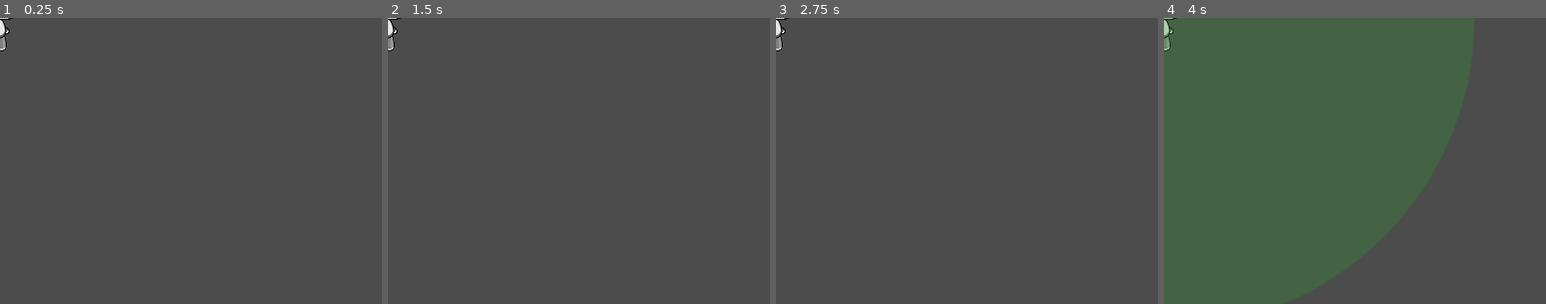
Above: before the commit, frames 1-4 (left to right).
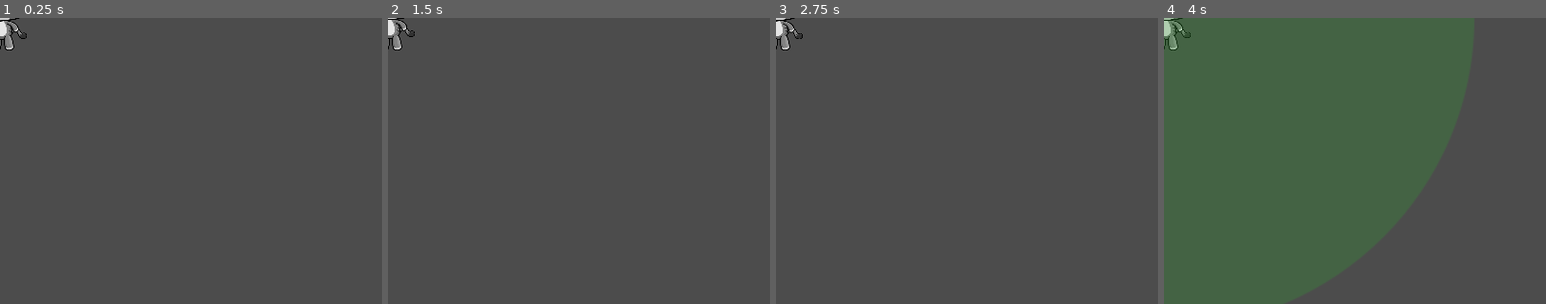
Above: after the commit, the same moments.

Repository: Fergithub10/VideoJuegos
Game: Godot game, scene res://entities/enemies/Turret.tscn
Same seed, same stepped clock (60 frames per second), same inputs: the game is played once before the commit and once after it. This scene is started directly instead of the project's main scene.
Inputs (mouse positions are % of the whole screen's width and height, from its top left):
- Up to frame 1 (0.25 s): no input
- Up to frame 2 (1.5 s): tap Enter at 0.5 s; move the mouse to (72, 45) at 0.52 s; hold D (move_right) from 0.53 s (still down); click (72, 45) at 0.6 s; tap Space (jump) at 0.77, 0.8, 1.07, 1.25, 1.35 s; move the mouse to (30, 55) at 1.27 s
- Up to frame 3 (2.75 s): tap Space (jump) at 1.52, 1.82, 2.3 s; click (30, 55) at 1.55 s; tap Enter at 2 s; move the mouse to (60, 28) at 2.02 s; release D (move_right) at 2.03 s; hold A (move_left) from 2.03 s (still down); click (60, 28) at 2.1 s
- Up to frame 4 (4 s): tap Space (jump) at 2.75, 3.02, 3.32, 3.77, 3.8 s; move the mouse to (45, 70) at 2.77 s; release A (move_left) at 2.78 s; hold D (move_right) from 2.78 s (still down); tap T (show_detection_area_turret) at 2.85 s; click (45, 70) at 3.05 s; tap Enter at 3.5 s; move the mouse to (80, 65) at 3.52 s; click (80, 65) at 3.6 s
The pictures show only the part of the screen within x 0-50%, y 0-50%; the shares and areas given below are measured in that part.

The runs differ from the first frame. In frame 1, 0.4% of the frame differs, in the area x 0-7%, y 0-12%; in frame 2, 0.4%; in frame 3, 0.4%; in frame 4, 0.4%.

Commit message:
Actualizo animaciones y figura en Cat

Diff:
--- a/Desafío 4/Main.tscn
+++ b/Desafío 4/Main.tscn
@@ -1,6 +1,7 @@
-[gd_scene load_steps=11 format=2]
+[gd_scene load_steps=15 format=2]
 
 [ext_resource path="res://entities/player/Player.tscn" type="PackedScene" id=1]
+[ext_resource path="res://assets/textures/tileset/Mossy - TileSet.png" type="Texture" id=2]
 [ext_resource path="res://Main.gd" type="Script" id=3]
 [ext_resource path="res://entities/enemies/Turret.tscn" type="PackedScene" id=4]
 [ext_resource path="res://entities/enemies/TurretsSpawner.gd" type="Script" id=5]
@@ -11,8 +12,62 @@
 [ext_resource path="res://entities/enviroment/Floor.tscn" type="PackedScene" id=10]
 [ext_resource path="res://entities/enviroment/Wall.tscn" type="PackedScene" id=11]
 
+[sub_resource type="ConvexPolygonShape2D" id=1]
+points = PoolVector2Array( 269.25, 92.25, 101.25, 92.25, 101.25, 38.25, 269.25, 38.25 )
+
+[sub_resource type="ConvexPolygonShape2D" id=2]
+points = PoolVector2Array( 266.25, 73, 127.25, 73, 127.25, 26, 266.25, 26 )
+
+[sub_resource type="TileSet" id=3]
+0/name = "Mossy - TileSet.png 0"
+0/texture = ExtResource( 2 )
+0/tex_offset = Vector2( 0, 0 )
+0/modulate = Color( 1, 1, 1, 1 )
+0/region = Rect2( -2, -5, 392, 384 )
+0/tile_mode = 0
+0/occluder_offset = Vector2( 0, 0 )
+0/navigation_offset = Vector2( 0, 0 )
+0/shape_offset = Vector2( 0, 0 )
+0/shape_transform = Transform2D( 1, 0, 0, 1, 0, 0 )
+0/shape = SubResource( 1 )
+0/shape_one_way = false
+0/shape_one_way_margin = 1.0
+0/shapes = [ {
+"autotile_coord": Vector2( 0, 0 ),
+"one_way": false,
+"one_way_margin": 1.0,
+"shape": SubResource( 1 ),
+"shape_transform": Transform2D( 1, 0, 0, 1, 0, 0 )
+}, {
+"autotile_coord": Vector2( 0, 0 ),
+"one_way": false,
+"one_way_margin": 1.0,
+"shape": SubResource( 2 ),
+"shape_transform": Transform2D( 1, 0, 0, 1, 0, 0 )
+} ]
+0/z_index = 0
+1/name = "Mossy - TileSet.png 1"
+1/texture = ExtResource( 2 )
+1/tex_offset = Vector2( 0, 0 )
+1/modulate = Color( 1, 1, 1, 1 )
+1/region = Rect2( 163, 47, 96, 19 )
+1/tile_mode = 0
+1/occluder_offset = Vector2( 0, 0 )
+1/navigation_offset = Vector2( 0, 0 )
+1/shape_offset = Vector2( 0, 0 )
+1/shape_transform = Transform2D( 1, 0, 0, 1, 0, 0 )
+1/shape_one_way = false
+1/shape_one_way_margin = 0.0
+1/shapes = [  ]
+1/z_index = 0
+
 [node name="Main" type="Node"]
 script = ExtResource( 3 )
+
+[node name="TileMap" type="TileMap" parent="."]
+tile_set = SubResource( 3 )
+format = 1
+tile_data = PoolIntArray( -65562, 0, 0, 262118, 0, 0, 589802, 0, 0, 589807, 0, 0, 589812, 0, 0, 589817, 0, 0, 589822, 0, 0, 524291, 0, 0, 524296, 0, 0 )
 
 [node name="CanvasLayer" type="CanvasLayer" parent="."]
 layer = -1
@@ -35,19 +90,23 @@
 script = ExtResource( 5 )
 turret_scene = ExtResource( 4 )
 
-[node name="Turret" parent="TurretsSpawner" instance=ExtResource( 4 )]
+[node name="Cat" parent="TurretsSpawner" instance=ExtResource( 4 )]
 position = Vector2( 234.306, 501.576 )
 
 [node name="Floor" parent="." instance=ExtResource( 10 )]
+visible = false
 position = Vector2( 48, 568 )
 
 [node name="Floor2" parent="." instance=ExtResource( 10 )]
+visible = false
 position = Vector2( -608, 568 )
 
 [node name="Floor3" parent="." instance=ExtResource( 10 )]
+visible = false
 position = Vector2( -1264, 568 )
 
 [node name="Wall" parent="." instance=ExtResource( 11 )]
+visible = false
 position = Vector2( -1344.67, 301.33 )
 
 [node name="Ramp" parent="." instance=ExtResource( 7 )]
--- a/Desafío 4/entities/enemies/Turret.gd
+++ b/Desafío 4/entities/enemies/Turret.gd
@@ -8,6 +8,8 @@
 
 var target
 var projectile_container
+
+onready var body_cat = $Body
 
 func _ready():
 	fire_timer.connect("timeout", self, "fire")
@@ -20,6 +22,7 @@
 
 func fire():
 	if target != null:
+		body_cat.play("jump")
 		var proj_instance = projectile_scene.instance()
 		if projectile_container == null:
 			projectile_container = get_parent()
@@ -36,8 +39,11 @@
 
 
 func notify_hit():
+	if body_cat.animation == "dead":
+		return
+	body_cat.play("dead")
 	print("I'm turret and imma die")
-	call_deferred("_remove")
+	#call_deferred("_remove")
 
 func _remove():
 	get_parent().remove_child(self)
--- a/Desafío 4/entities/enemies/Turret.tscn
+++ b/Desafío 4/entities/enemies/Turret.tscn
@@ -1,18 +1,104 @@
-[gd_scene load_steps=8 format=2]
+[gd_scene load_steps=62 format=2]
 
-[ext_resource path="res://assets/textures/enemies/cat/Walk (1).png" type="Texture" id=1]
+[ext_resource path="res://assets/textures/enemies/cat/Idle (1).png" type="Texture" id=1]
 [ext_resource path="res://entities/enemies/Turret.gd" type="Script" id=2]
 [ext_resource path="res://entities/enemies/TurretProjectile.tscn" type="PackedScene" id=3]
 [ext_resource path="res://entities/enemies/DetectionArea.gd" type="Script" id=4]
 [ext_resource path="res://assets/textures/green_circle.png" type="Texture" id=5]
+[ext_resource path="res://assets/textures/enemies/cat/Idle (6).png" type="Texture" id=6]
+[ext_resource path="res://assets/textures/enemies/cat/Idle (7).png" type="Texture" id=7]
+[ext_resource path="res://assets/textures/enemies/cat/Idle (9).png" type="Texture" id=8]
+[ext_resource path="res://assets/textures/enemies/cat/Idle (8).png" type="Texture" id=9]
+[ext_resource path="res://assets/textures/enemies/cat/Idle (5).png" type="Texture" id=10]
+[ext_resource path="res://assets/textures/enemies/cat/Idle (2).png" type="Texture" id=11]
+[ext_resource path="res://assets/textures/enemies/cat/Idle (10).png" type="Texture" id=12]
+[ext_resource path="res://assets/textures/enemies/cat/Idle (4).png" type="Texture" id=13]
+[ext_resource path="res://assets/textures/enemies/cat/Idle (3).png" type="Texture" id=14]
+[ext_resource path="res://assets/textures/enemies/cat/Dead (2).png" type="Texture" id=15]
+[ext_resource path="res://assets/textures/enemies/cat/Dead (3).png" type="Texture" id=16]
+[ext_resource path="res://assets/textures/enemies/cat/Dead (5).png" type="Texture" id=17]
+[ext_resource path="res://assets/textures/enemies/cat/Dead (8).png" type="Texture" id=18]
+[ext_resource path="res://assets/textures/enemies/cat/Dead (6).png" type="Texture" id=19]
+[ext_resource path="res://assets/textures/enemies/cat/Dead (9).png" type="Texture" id=20]
+[ext_resource path="res://assets/textures/enemies/cat/Dead (10).png" type="Texture" id=21]
+[ext_resource path="res://assets/textures/enemies/cat/Dead (7).png" type="Texture" id=22]
+[ext_resource path="res://assets/textures/enemies/cat/Dead (4).png" type="Texture" id=23]
+[ext_resource path="res://assets/textures/enemies/cat/Dead (1).png" type="Texture" id=24]
+[ext_resource path="res://assets/textures/enemies/cat/Fall (1).png" type="Texture" id=25]
+[ext_resource path="res://assets/textures/enemies/cat/Fall (2).png" type="Texture" id=26]
+[ext_resource path="res://assets/textures/enemies/cat/Fall (3).png" type="Texture" id=27]
+[ext_resource path="res://assets/textures/enemies/cat/Fall (4).png" type="Texture" id=28]
+[ext_resource path="res://assets/textures/enemies/cat/Fall (8).png" type="Texture" id=29]
+[ext_resource path="res://assets/textures/enemies/cat/Jump (2).png" type="Texture" id=30]
+[ext_resource path="res://assets/textures/enemies/cat/Fall (7).png" type="Texture" id=31]
+[ext_resource path="res://assets/textures/enemies/cat/Jump (1).png" type="Texture" id=32]
+[ext_resource path="res://assets/textures/enemies/cat/Fall (6).png" type="Texture" id=33]
+[ext_resource path="res://assets/textures/enemies/cat/Fall (5).png" type="Texture" id=34]
+[ext_resource path="res://assets/textures/enemies/cat/Run (2).png" type="Texture" id=35]
+[ext_resource path="res://assets/textures/enemies/cat/Jump (4).png" type="Texture" id=36]
+[ext_resource path="res://assets/textures/enemies/cat/Jump (8).png" type="Texture" id=37]
+[ext_resource path="res://assets/textures/enemies/cat/Jump (5).png" type="Texture" id=38]
+[ext_resource path="res://assets/textures/enemies/cat/Jump (6).png" type="Texture" id=39]
+[ext_resource path="res://assets/textures/enemies/cat/Jump (7).png" type="Texture" id=40]
+[ext_resource path="res://assets/textures/enemies/cat/Run (3).png" type="Texture" id=41]
+[ext_resource path="res://assets/textures/enemies/cat/Run (1).png" type="Texture" id=42]
+[ext_resource path="res://assets/textures/enemies/cat/Run (4).png" type="Texture" id=43]
+[ext_resource path="res://assets/textures/enemies/cat/Run (5).png" type="Texture" id=44]
+[ext_resource path="res://assets/textures/enemies/cat/Run (6).png" type="Texture" id=45]
+[ext_resource path="res://assets/textures/enemies/cat/Jump (3).png" type="Texture" id=46]
+[ext_resource path="res://assets/textures/enemies/cat/Slide (7).png" type="Texture" id=47]
+[ext_resource path="res://assets/textures/enemies/cat/Run (8).png" type="Texture" id=48]
+[ext_resource path="res://assets/textures/enemies/cat/Slide (4).png" type="Texture" id=49]
+[ext_resource path="res://assets/textures/enemies/cat/Slide (3).png" type="Texture" id=50]
+[ext_resource path="res://assets/textures/enemies/cat/Slide (10).png" type="Texture" id=51]
+[ext_resource path="res://assets/textures/enemies/cat/Slide (1).png" type="Texture" id=52]
+[ext_resource path="res://assets/textures/enemies/cat/Slide (5).png" type="Texture" id=53]
+[ext_resource path="res://assets/textures/enemies/cat/Slide (6).png" type="Texture" id=54]
+[ext_resource path="res://assets/textures/enemies/cat/Slide (2).png" type="Texture" id=55]
+[ext_resource path="res://assets/textures/enemies/cat/Slide (8).png" type="Texture" id=56]
+[ext_resource path="res://assets/textures/enemies/cat/Slide (9).png" type="Texture" id=57]
+[ext_resource path="res://assets/textures/enemies/cat/Run (7).png" type="Texture" id=58]
 
-[sub_resource type="RectangleShape2D" id=1]
+[sub_resource type="SpriteFrames" id=1]
+animations = [ {
+"frames": [ ExtResource( 52 ), ExtResource( 50 ), ExtResource( 49 ), ExtResource( 53 ), ExtResource( 54 ), ExtResource( 55 ), ExtResource( 56 ), ExtResource( 57 ), ExtResource( 47 ), ExtResource( 51 ) ],
+"loop": true,
+"name": "slide",
+"speed": 5.0
+}, {
+"frames": [ ExtResource( 1 ), ExtResource( 11 ), ExtResource( 14 ), ExtResource( 13 ), ExtResource( 10 ), ExtResource( 6 ), ExtResource( 7 ), ExtResource( 9 ), ExtResource( 8 ), ExtResource( 12 ) ],
+"loop": true,
+"name": "idle",
+"speed": 5.0
+}, {
+"frames": [ ExtResource( 42 ), ExtResource( 35 ), ExtResource( 41 ), ExtResource( 44 ), ExtResource( 43 ), ExtResource( 45 ), ExtResource( 58 ), ExtResource( 48 ) ],
+"loop": true,
+"name": "run",
+"speed": 5.0
+}, {
+"frames": [ ExtResource( 32 ), ExtResource( 30 ), ExtResource( 46 ), ExtResource( 36 ), ExtResource( 38 ), ExtResource( 39 ), ExtResource( 40 ), ExtResource( 37 ) ],
+"loop": true,
+"name": "jump",
+"speed": 5.0
+}, {
+"frames": [ ExtResource( 25 ), ExtResource( 26 ), ExtResource( 28 ), ExtResource( 27 ), ExtResource( 33 ), ExtResource( 31 ), ExtResource( 34 ), ExtResource( 29 ) ],
+"loop": true,
+"name": "fall",
+"speed": 5.0
+}, {
+"frames": [ ExtResource( 24 ), ExtResource( 15 ), ExtResource( 16 ), ExtResource( 23 ), ExtResource( 17 ), ExtResource( 19 ), ExtResource( 22 ), ExtResource( 18 ), ExtResource( 20 ), ExtResource( 21 ) ],
+"loop": true,
+"name": "dead",
+"speed": 5.0
+} ]
+
+[sub_resource type="RectangleShape2D" id=2]
 extents = Vector2( 16, 32 )
 
-[sub_resource type="CircleShape2D" id=2]
+[sub_resource type="CircleShape2D" id=3]
 radius = 328.39
 
-[node name="Turret" type="StaticBody2D"]
+[node name="Cat" type="StaticBody2D"]
 collision_layer = 4
 collision_mask = 5
 script = ExtResource( 2 )
@@ -24,13 +110,17 @@
 [node name="FirePosition" type="Position2D" parent="."]
 position = Vector2( 0, -30.0339 )
 
-[node name="turret" type="Sprite" parent="."]
+[node name="Body" type="AnimatedSprite" parent="."]
 scale = Vector2( 0.2, 0.2 )
-texture = ExtResource( 1 )
+frames = SubResource( 1 )
+animation = "idle"
+frame = 3
+playing = true
 offset = Vector2( 0, -50 )
+flip_h = true
 
 [node name="CollisionShape2D" type="CollisionShape2D" parent="."]
-shape = SubResource( 1 )
+shape = SubResource( 2 )
 
 [node name="RayCast2D" type="RayCast2D" parent="."]
 position = Vector2( 0.0428963, -30.0659 )
--- a/Desafío 4/entities/player/Player.gd
+++ b/Desafío 4/entities/player/Player.gd
@@ -81,7 +81,9 @@
 
 func notify_hit():
 	print("I'm player and imma die")
-	call_deferred("_remove")
+	player_animation.stop()
+	player_animation.play("dead")
+	#call_deferred("_remove")
 
 func _remove():
 	set_physics_process(false)
--- a/Desafío 4/entities/player/Player.tscn
+++ b/Desafío 4/entities/player/Player.tscn
@@ -129,15 +129,15 @@
 anims/idle = SubResource( 2 )
 anims/jump = SubResource( 3 )
 anims/walk = SubResource( 4 )
-anims/walk_inv = SubResource( 7 )
+anims/walk_inv = SubResource( 5 )
 
 [node name="Body" type="Sprite" parent="."]
 scale = Vector2( 0.5, 0.5 )
-texture = SubResource( 5 )
+texture = SubResource( 6 )
 offset = Vector2( 50, 0 )
 vframes = 8
 hframes = 15
-frame = 74
+frame = 30
 
 [node name="Cannon" type="Sprite" parent="."]
 position = Vector2( -0.0635071, 0.165405 )
Not shown: 1 places in Desafío 4/entities/enemies/Turret.tscn that only renumber resources
Not shown: 3 places in Desafío 4/entities/player/Player.tscn that only renumber resources
